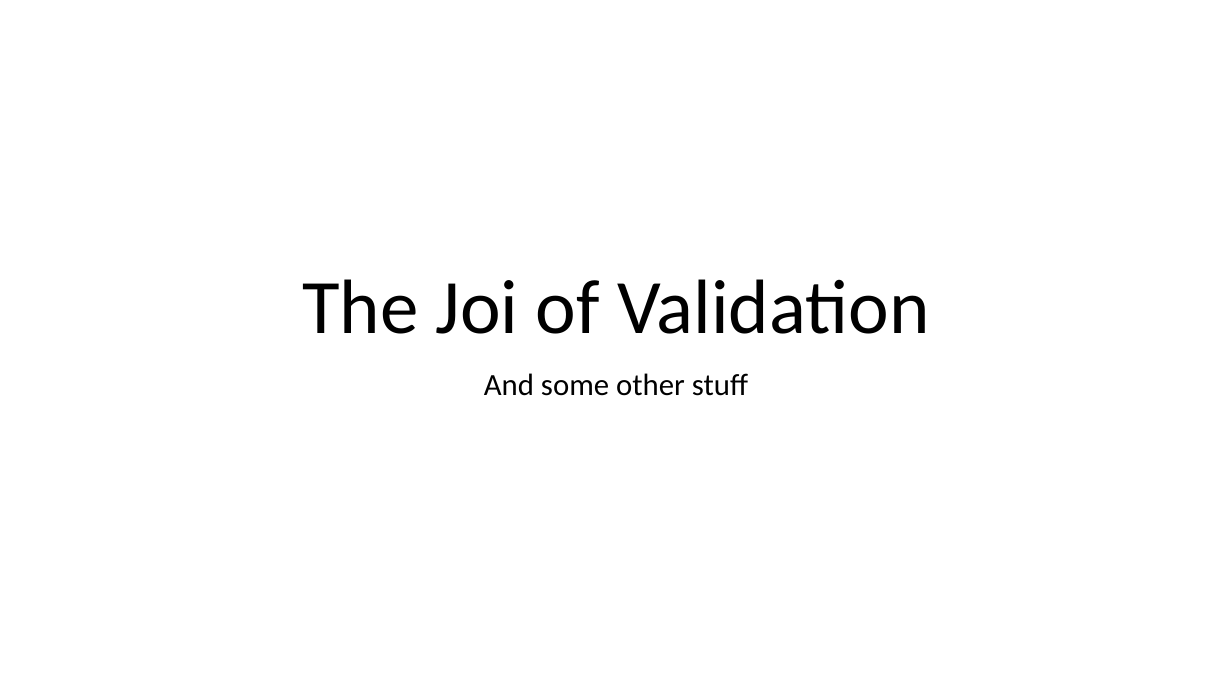
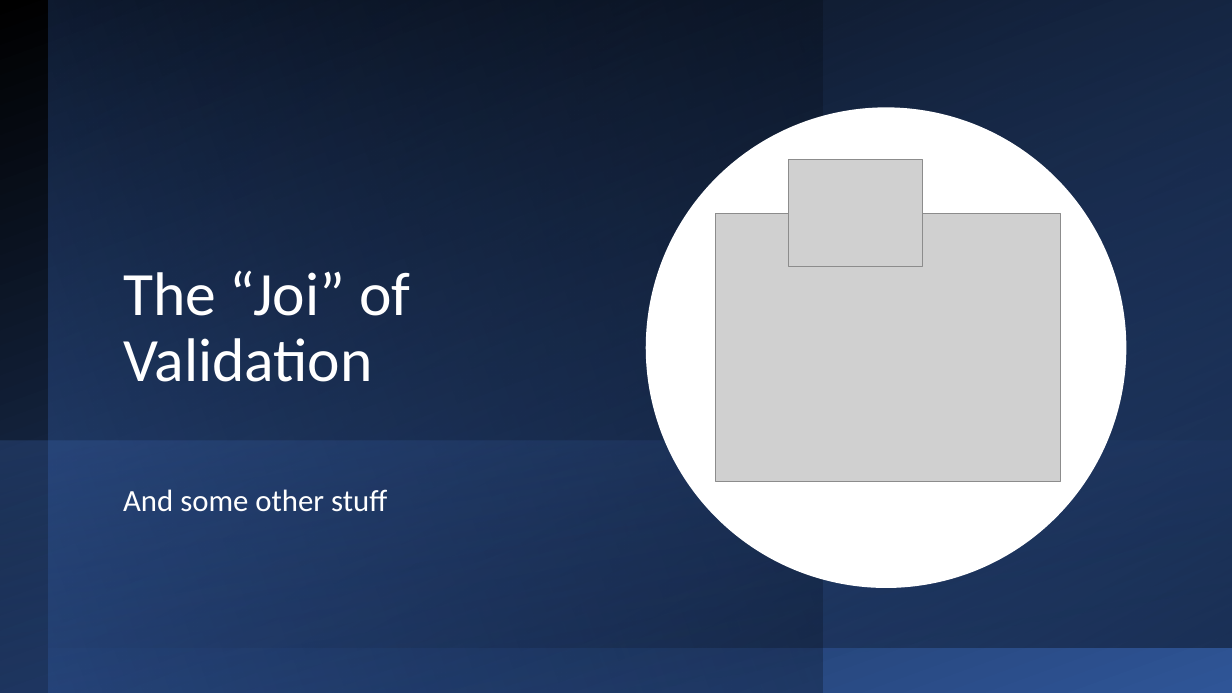
Before and after one commit to diarmuidoconnor/ewd-module-2025, a slide deck: slide 1 of topic10/talk-0/Joi.pptx. Drawn at 1232x693 pixels with LibreOffice and Linux fonts; fonts in the diff are those of the drawing; grey boxes stand for pictures. Boxes give left, top, right and bottom in pixels: in the first picture for what was removed or moved away, otherwise in the second. Text is boxed around its words. In the diff, an @@ line names an element or a change of style, - is before the commit and + after.

```diff
--- a/topic10/talk-0/Joi.pptx
+++ b/topic10/talk-0/Joi.pptx
@@ rectangle added at <box>0,0,1232,693</box>, fill gradient #000000 to #2F5597 @@
@@ rectangle added at <box>49,0,823,693</box>, fill gradient #2F5597 to #000000 @@
@@ rectangle added at <box>49,0,1232,648</box>, fill gradient #4472C4 to #000000 @@
@@ ellipse added at <box>646,107,1127,588</box>, fill #FFFFFF @@
@@ picture added at <box>788,159,922,266</box> @@
@@ picture added at <box>716,213,1061,482</box> @@
@@ title at <box>123,270,410,382</box>: text changed; size 60 to 48 pt; text colour #000000 to #FFFFFF @@
-The Joi of Validation
+The “Joi” of Validation
@@ rectangle added at <box>0,439,1232,693</box>, fill gradient #4472C4 to #203864 @@
@@ subtitle "And some other stuff": place and size @@
-subtitle "And some other stuff" at <box>484,373,748,396</box>
+subtitle "And some other stuff" at <box>123,489,387,512</box>
@@ subtitle "And some other stuff" at <box>123,489,387,512</box>: text colour #000000 to #FFFFFF; alignment centre to left @@
```
Also in this commit, not shown: 2 other slides changed, 1 slide added, 1 other file.
